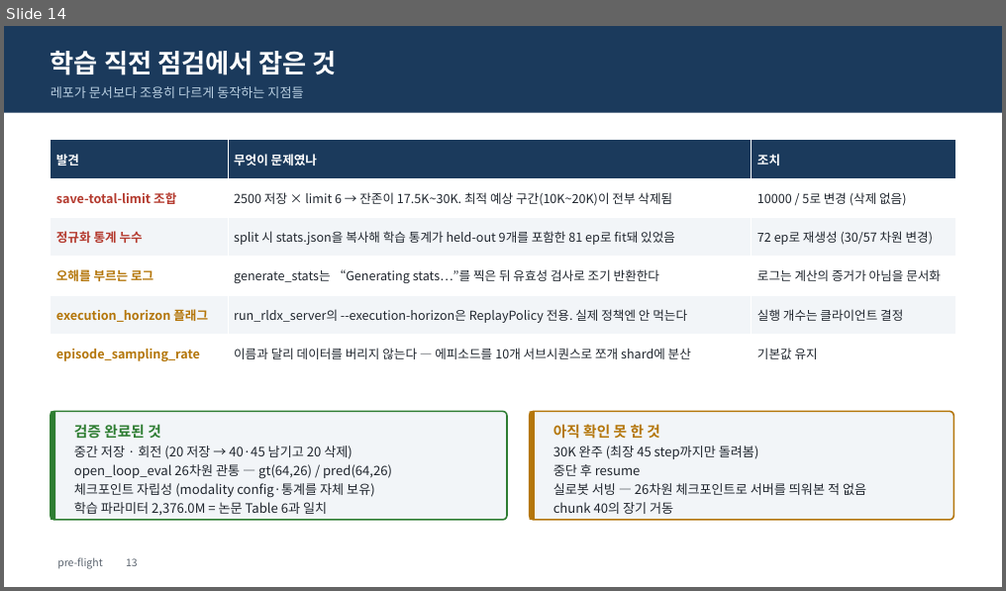
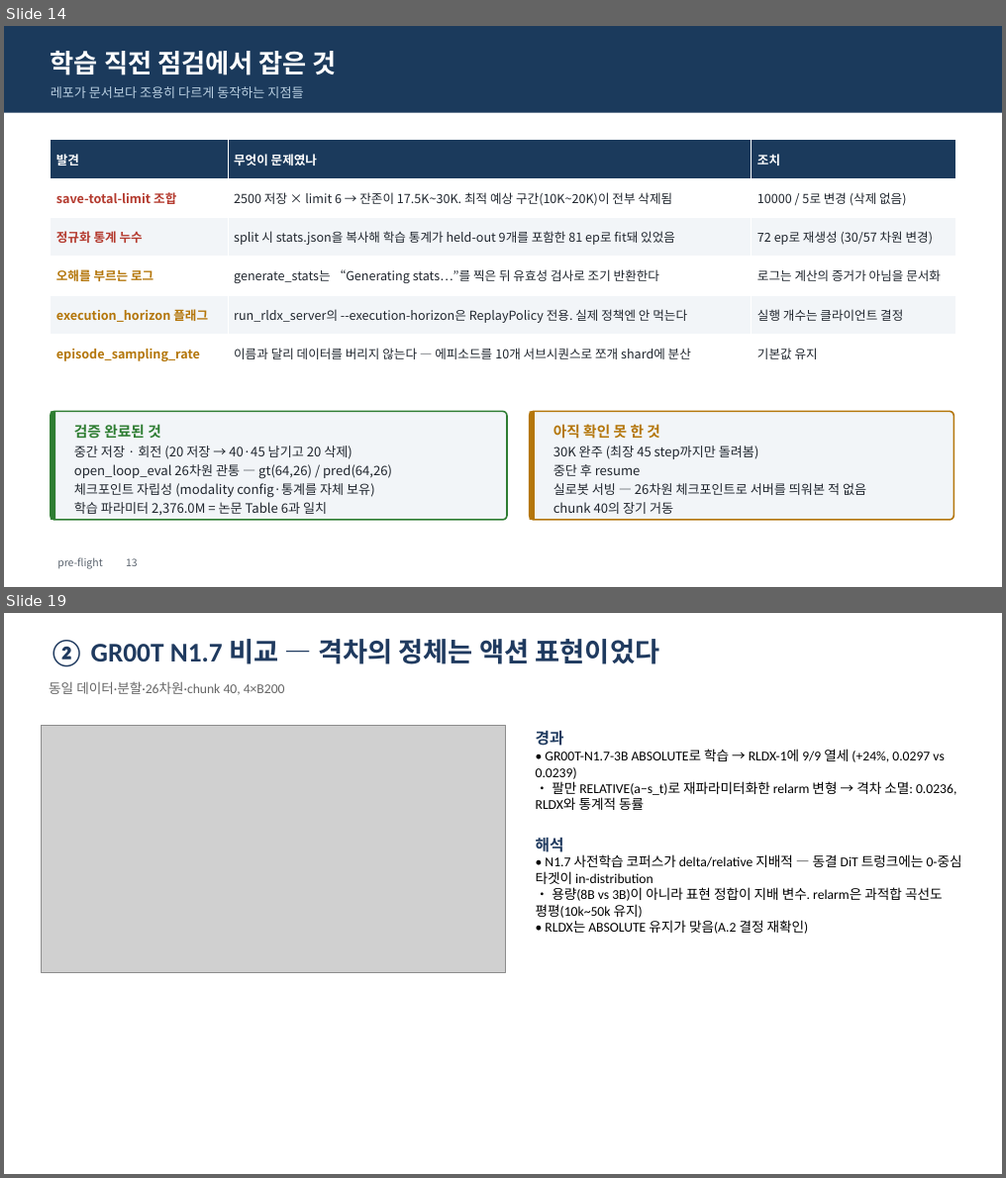
Before and after one commit to KimDoYoung1997/RLDX-1, a slide deck: FFW-SH5-0826-finetune-briefing.pptx. Shown one above the other, each under a label of ours: slide 14 before the commit, slides 14 and 19 after it; the slides between them are not shown. The pictures are 1006x591 and 1006x1178 pixels, drawn with LibreOffice and Linux fonts; fonts in the diff are those of the drawing; grey boxes stand for pictures. Boxes give left, top, right and bottom in pixels: in the first picture for what was removed or moved away, otherwise in the second. Text is boxed around its words. In the diff, an @@ line names an element or a change of style, - is before the commit and + after.

```diff
--- a/FFW-SH5-0826-finetune-briefing.pptx
+++ b/FFW-SH5-0826-finetune-briefing.pptx
@@ slide 19 added at (x1=4, y1=613, x2=1002, y2=1174), background #FFFFFF @@
@@ text added at (x1=49, y1=639, x2=660, y2=667), 26 pt, text #1F3A5F, bold @@
+② GR00T N1.7 비교 — 격차의 정체는 액션 표현이었다
@@ text added at (x1=49, y1=681, x2=285, y2=695), 13 pt, text #666666 @@
+동일 데이터·분할·26차원·chunk 40, 4×B200
@@ picture added at (x1=42, y1=725, x2=506, y2=973) @@
@@ text added at (x1=536, y1=730, x2=962, y2=934), 13 pt, text #000000 @@
+경과
+• GR00T-N1.7-3B ABSOLUTE로 학습 → RLDX-1에 9/9 열세 (+24%, 0.0297 vs 0.0239)
+• 팔만 RELATIVE(a−s_t)로 재파라미터화한 relarm 변형 → 격차 소멸: 0.0236, RLDX와 통계적 동률
+해석
+• N1.7 사전학습 코퍼스가 delta/relative 지배적 — 동결 DiT 트렁크에는 0-중심 타겟이 in-distribution
+• 용량(8B vs 3B)이 아니라 표현 정합이 지배 변수. relarm은 과적합 곡선도 평평(10k~50k 유지)
+• RLDX는 ABSOLUTE 유지가 맞음(A.2 결정 재확인)
```
Also in this commit, not shown: 5 slides changed, 5 other slides added, 1 slide removed, 3 other files.
